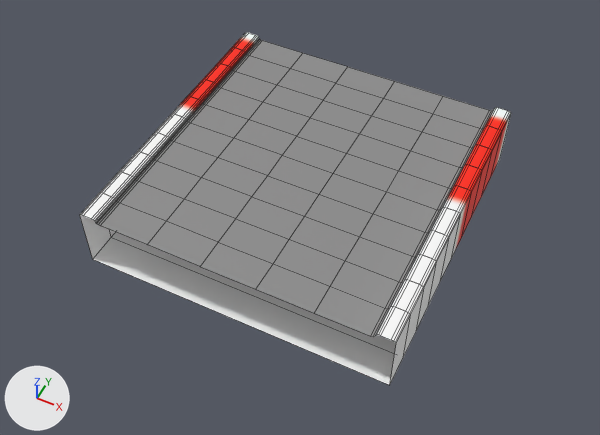
Renders of the Blender file data/Assets/Models/Road/Road Profile.blend from each side of a commit.
Both versions are drawn from a 50 mm camera at (16.2, -23.5, 36.5) aimed at (0.3, 8.3, -3.3). The lights are fixed; the arrows at lower left show +X, +Y and +Z. Mesh edges are drawn as thin lines.

The older version as bpy lines, for what is in view:
```python
me_plane = bpy.data.meshes.new('Plane')
me_plane.from_pydata(...)  # 580 vertices, 290 faces; spans x -8.7..11.3, y -0.7..19.3, z -4.0..0.3
me_plane.polygons.foreach_set('use_smooth', [True] * 290)
# faces by material slot: [100, 190]
me_plane.materials.append(mat_mat_road)  # picture img_img_asphalt_d_png
me_plane.materials.append(mat_mat_road_edge)
ob_road = bpy.data.objects.new('Road', me_plane)
ob_road.location = (-1.29, 0.71, 0.0)
```
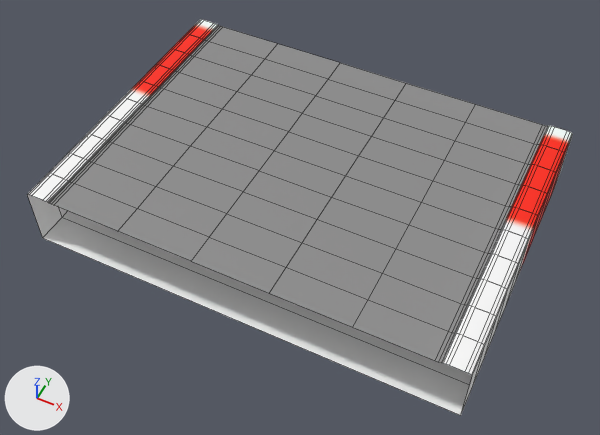
Pixel boxes [x1, y1, x2, y2] of what changed, in the pictures (600 x 435 px):
'Road', reshaped (27% wider, 12% taller): before [80, 32, 511, 385]; after [27, 19, 573, 415]

What changed in the scene script:
```text
Change me_plane:
    used by ob_road; location = (-1.29, 0.71, 0.0)
    remove me_plane.from_pydata(...)  # 580 vertices, 290 faces; spans x -8.7..11.3, y -0.7..19.3, z -4.0..0.3
    add me_plane.from_pydata(...)  # 580 vertices, 290 faces; spans x -12.6..15.4, y -0.7..19.3, z -4.0..0.2
    me_plane part 1: 580 of 580 vertices moved; they spanned x -8.7..11.3, y -0.7..19.3, z -4.0..0.3 and now span x -12.6..15.4, y -0.7..19.3, z -4.0..0.2; mean shift (0.0, 0.0, 0.0); largest move (11.3, 1.3, 0.2) -> (15.4, 1.3, 0.0)
```
